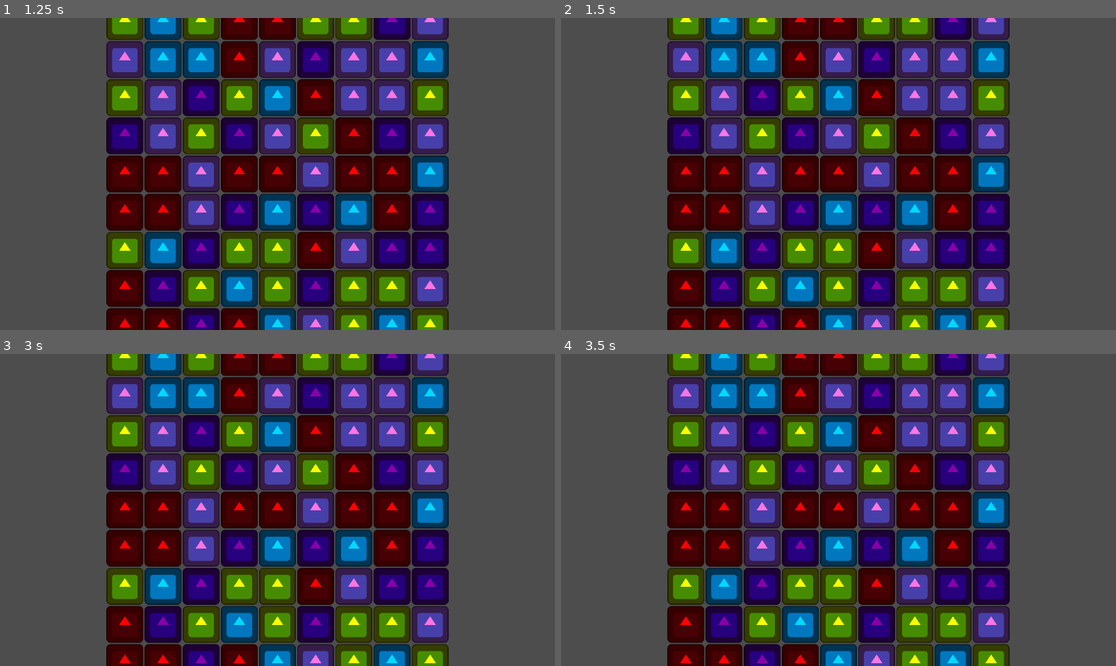
Above: before the commit, frames 1-4 (two rows, left to right).
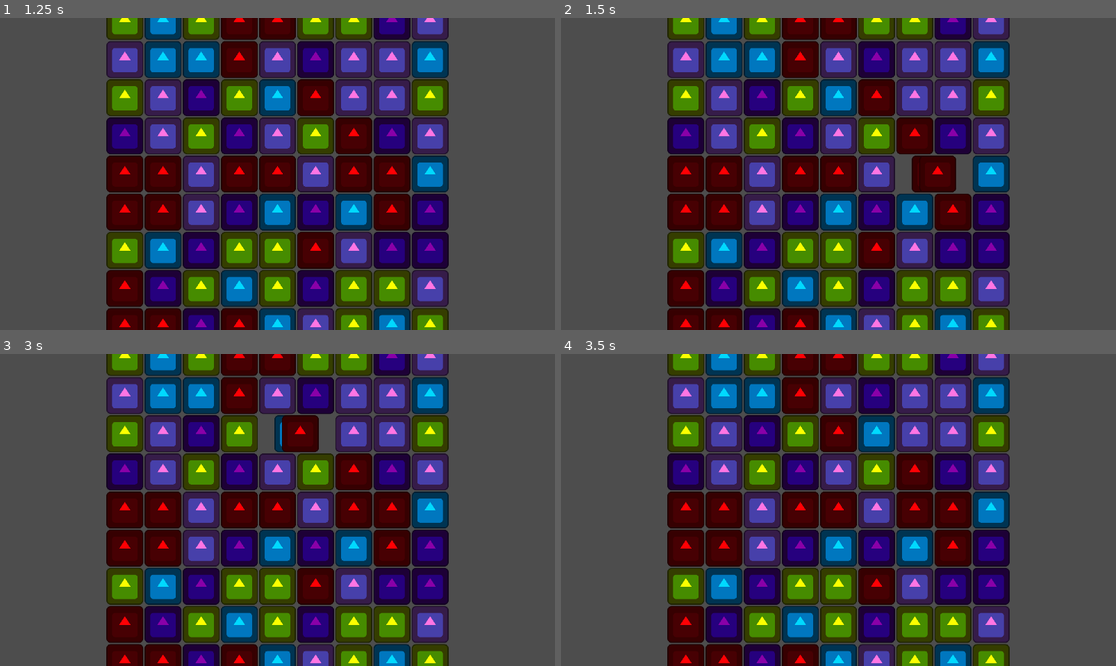
Above: after the commit, the same moments.

Repository: kuma-gee/holo-crush
Game: Godot game, scene res://src/game.tscn
Same seed, same stepped clock (60 frames per second), same inputs: the game is played once before the commit and once after it. The engine's default icon, where the game draws it, is replaced by a stand-in: a white triangle on a blue panel in a dark square.
Inputs (mouse positions are in pixels of both pictures, inside the frame that each line leads up to):
- Up to frame 1 (1.25 s): tap Enter at 0.5 s; move the mouse to (399, 158) at 0.52 s; press the mouse at (399, 158) at 0.53 s
- Up to frame 2 (1.5 s): tap Space at 1.25 s; move the mouse to (727, 189) at 1.27 s; release the mouse at (727, 189) at 1.28 s; click (727, 189) at 1.35 s
- Up to frame 3 (3 s): move the mouse to (333, 441) at 2.02 s; press the mouse at (333, 441) at 2.03 s; tap Enter at 2.75 s; move the mouse to (249, 572) at 2.77 s; release the mouse at (249, 572) at 2.78 s; click (249, 572) at 2.85 s
- Up to frame 4 (3.5 s): no input

Frame 1 is identical in both runs. In frame 2, 0.8% of the frame differs, in the area x 60-74%, y 44-56%; in frame 3, 1.2%; in frame 4, 1.5%, in the area x 46-61%, y 19-32%.

Commit message:
swap pieces

Diff:
--- a/godot/project.godot
+++ b/godot/project.godot
@@ -80,6 +80,11 @@
 "events": [Object(InputEventKey,"resource_local_to_scene":false,"resource_name":"","device":-1,"window_id":0,"alt_press …(182 unchanged characters)…
 ]
 }
+click={
+"deadzone": 0.5,
+"events": [Object(InputEventMouseButton,"resource_local_to_scene":false,"resource_name":"","device":-1,"window_id":0,"alt_pressed":false,"shift_pressed":false,"ctrl_pressed":false,"meta_pressed":false,"button_mask":0,"position":Vector2(0, 0),"global_position":Vector2(0, 0),"factor":1.0,"button_index":1,"canceled":false,"pressed":false,"double_click":false,"script":null)
+]
+}
 
 [layer_names]
 
--- a/godot/src/grid.gd
+++ b/godot/src/grid.gd
@@ -39,17 +39,38 @@
 	for y in rows:
 		for x in columns:
 			var piece = pieces.pick_random()
+			var node: Piece
 			var loops = 0
-			while loops == 0 or get_match_count(x, y) > 0 and loops < 100:
+			while node == null or (get_match_count(x, y) > 0 and loops < 100):
 				piece = pieces.pick_random()
 				loops += 1
-				data[x][y] = piece.instantiate()
+				node = piece.instantiate()
+				data[x][y] = node
 
-			add_child(data[x][y])
+			add_child(node)
+			var pos = Vector2(x, y)
+			node.swiped.connect(func(dir): _move_pieces(pos, dir))
+
+func _move_pieces(pos: Vector2, dir: Vector2):
+	var piece = data[pos.x][pos.y]
+	var dest = pos + dir
+	var other = data[dest.x][dest.y]
+
+	print("Move ", pos, " - ", piece.type_name())
+	print("Dest ", dest, " - ", other.type_name())
+
+	data[pos.x][pos.y] = other
+	data[dest.x][dest.y] = piece
+
+	# TODO: actually move it inside the grid and disable input while moving
+	var piece_pos = piece.global_position
+	piece.move(other.global_position)
+	other.move(piece_pos)
+
 
 func get_match_count(x: int, y: int):
 	var piece = _get_type(x, y)
-	if piece:
+	if piece != null:
 		if x > 1:
 			var row = [piece, _get_type(x-1, y), _get_type(x-2, y)]
 			var count = row.count(piece)
--- a/godot/src/piece/piece.gd
+++ b/godot/src/piece/piece.gd
@@ -1,4 +1,8 @@
+class_name Piece
 extends Control
+
+signal pressed
+signal swiped(dir)
 
 enum Type {
 	INA,
@@ -9,3 +13,32 @@
 }
 
 @export var type: Type
+@export var swipe_threshold := 100
+
+var swipe_start
+
+func _gui_input(event: InputEvent):
+	if event.is_action_pressed("click") and event is InputEventMouseButton:
+		pressed.emit()
+		swipe_start = event.global_position
+	if event.is_action_released("click") and event is InputEventMouseButton:
+		_calculate_swipe(event.global_position)
+		swipe_start = null
+
+func _calculate_swipe(swipe_end):
+	if swipe_start == null:
+		return
+	var swipe: Vector2 = swipe_end - swipe_start
+
+	if swipe.length() > swipe_threshold:
+		var dir = swipe.normalized().round()
+		if dir.length() > 1:
+			dir.y = 0
+		print("Swipe for ", Type.keys()[type])
+		swiped.emit(dir)
+
+func move(dest: Vector2):
+	create_tween().tween_property(self, "global_position", dest, 0.5)#.set_ease(Tween.EASE_IN_OUT).set_trans(Tween.TRANS_BOUNCE)
+
+func type_name():
+	return Type.keys()[type]
